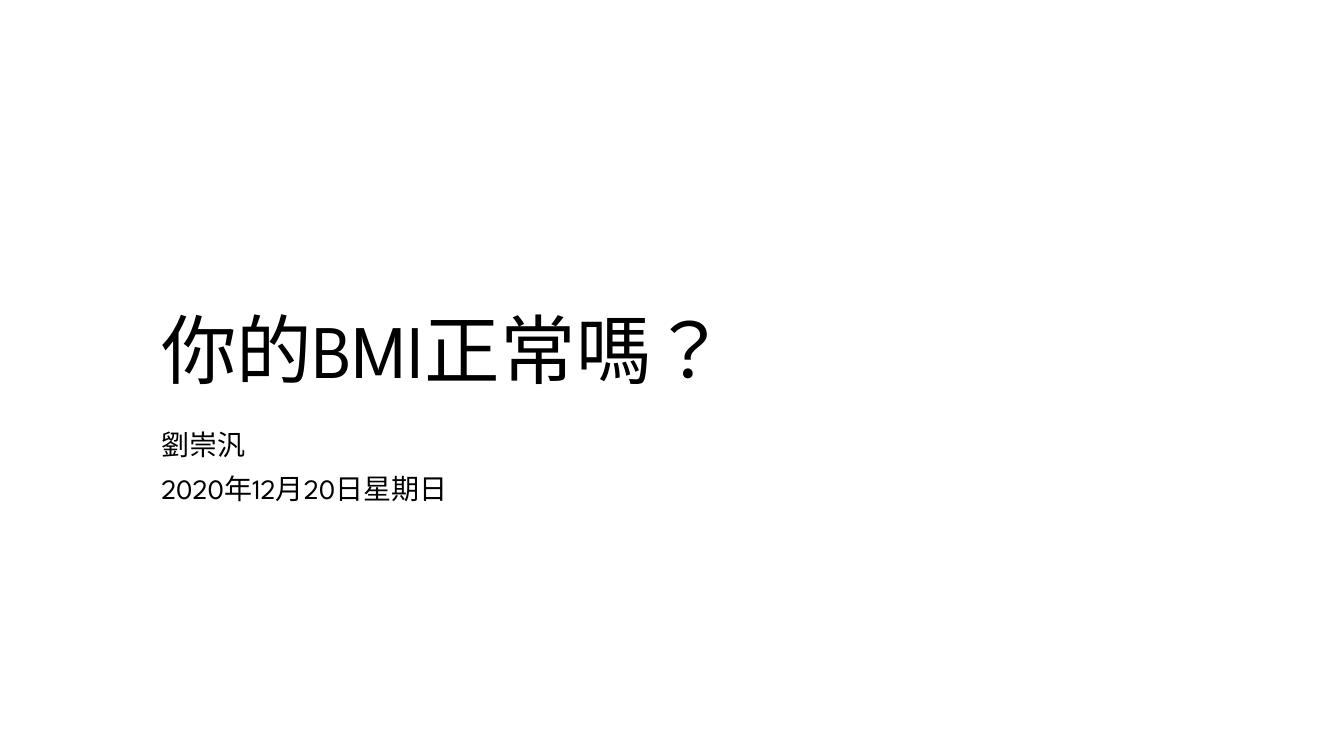
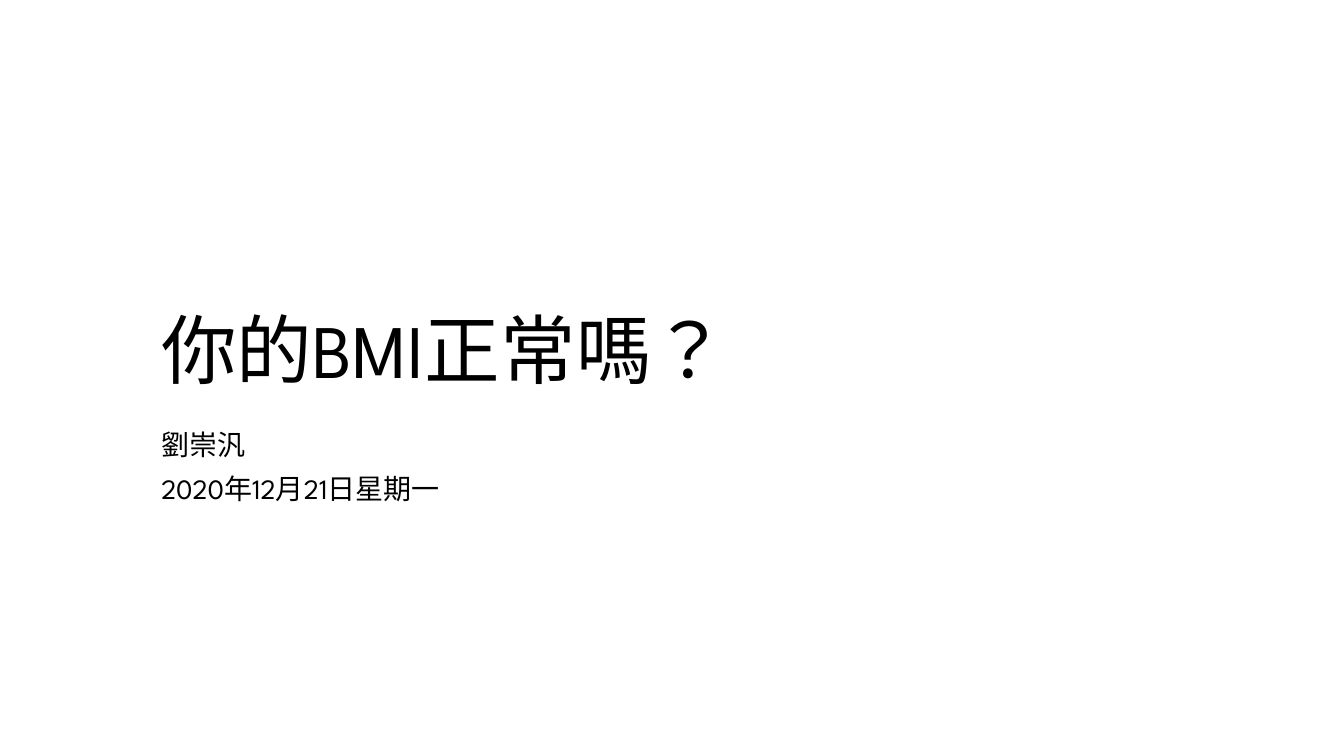
Before and after one commit to liulawsi/My_PPTs, a slide deck: slide 1 of CHING JIAN/AppInventor/03_你的BMI正常嗎.pptx. Drawn at 1344x756 pixels with LibreOffice and Linux fonts; fonts in the diff are those of the drawing; background and template pictures are left out. Boxes give left, top, right and bottom in pixels: in the first picture for what was removed or moved away, otherwise in the second. Text is boxed around its words. In the diff, an @@ line names an element or a change of style, - is before the commit and + after.

```diff
--- a/CHING JIAN/AppInventor/03_你的BMI正常嗎.pptx
+++ b/CHING JIAN/AppInventor/03_你的BMI正常嗎.pptx
@@ subtitle at (161,475,440,502): text changed @@
-2020年12月20日星期日
+2020年12月21日星期一
```
Also in this commit, not shown: 1 other slide changed, 6 slides added, 1 slide removed, 9 other files.
